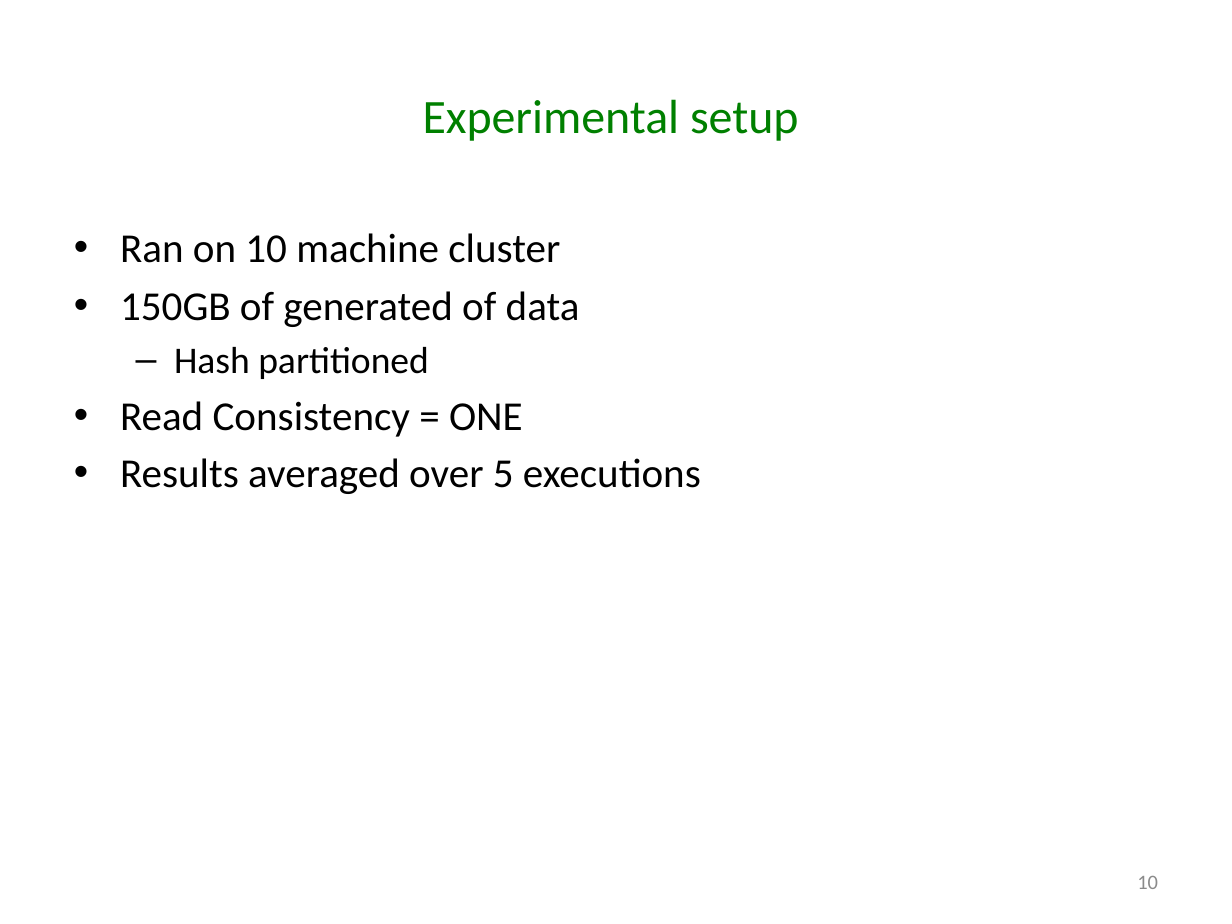
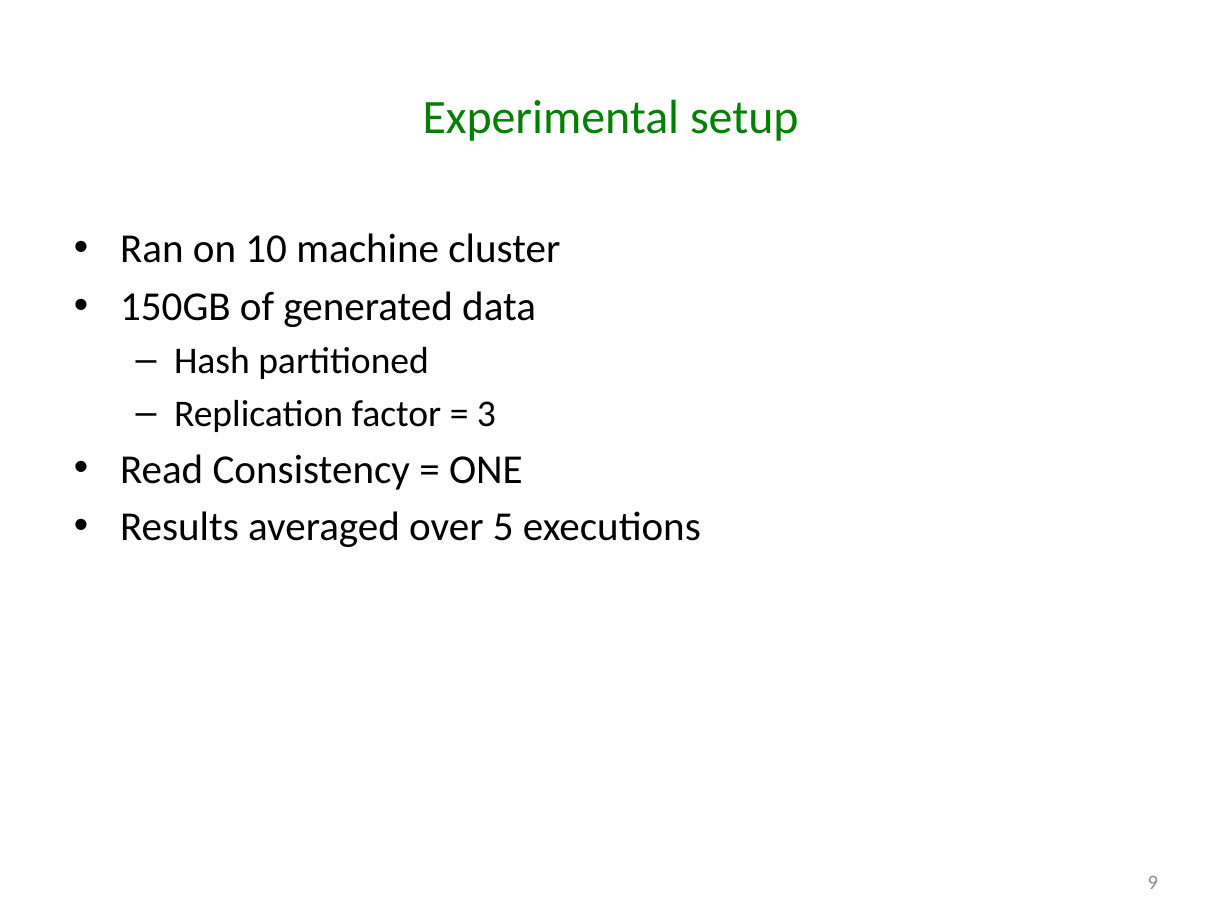
Before and after one commit to godares79/CS848-Project, a slide deck: slide 9 of PresentationSlides/Presentation.pptx (slide 10 before the commit). Drawn at 1232x924 pixels with LibreOffice and Linux fonts; fonts in the diff are those of the drawing. Boxes give left, top, right and bottom in pixels: in the first picture for what was removed or moved away, otherwise in the second. Text is boxed around its words. In the diff, an @@ line names an element or a change of style, - is before the commit and + after.

```diff
--- a/PresentationSlides/Presentation.pptx
+++ b/PresentationSlides/Presentation.pptx
@@ text at box(120, 291, 536, 327): text changed @@
-• 150GB of generated of data
+• 150GB of generated data
@@ text at box(174, 400, 496, 432): paragraph added @@
+  – Replication factor = 3
@@ page number at box(1148, 876, 1158, 889): text changed @@
-10
+9
```
Also in this commit, not shown: 12 other slides changed, 2 slides removed.
